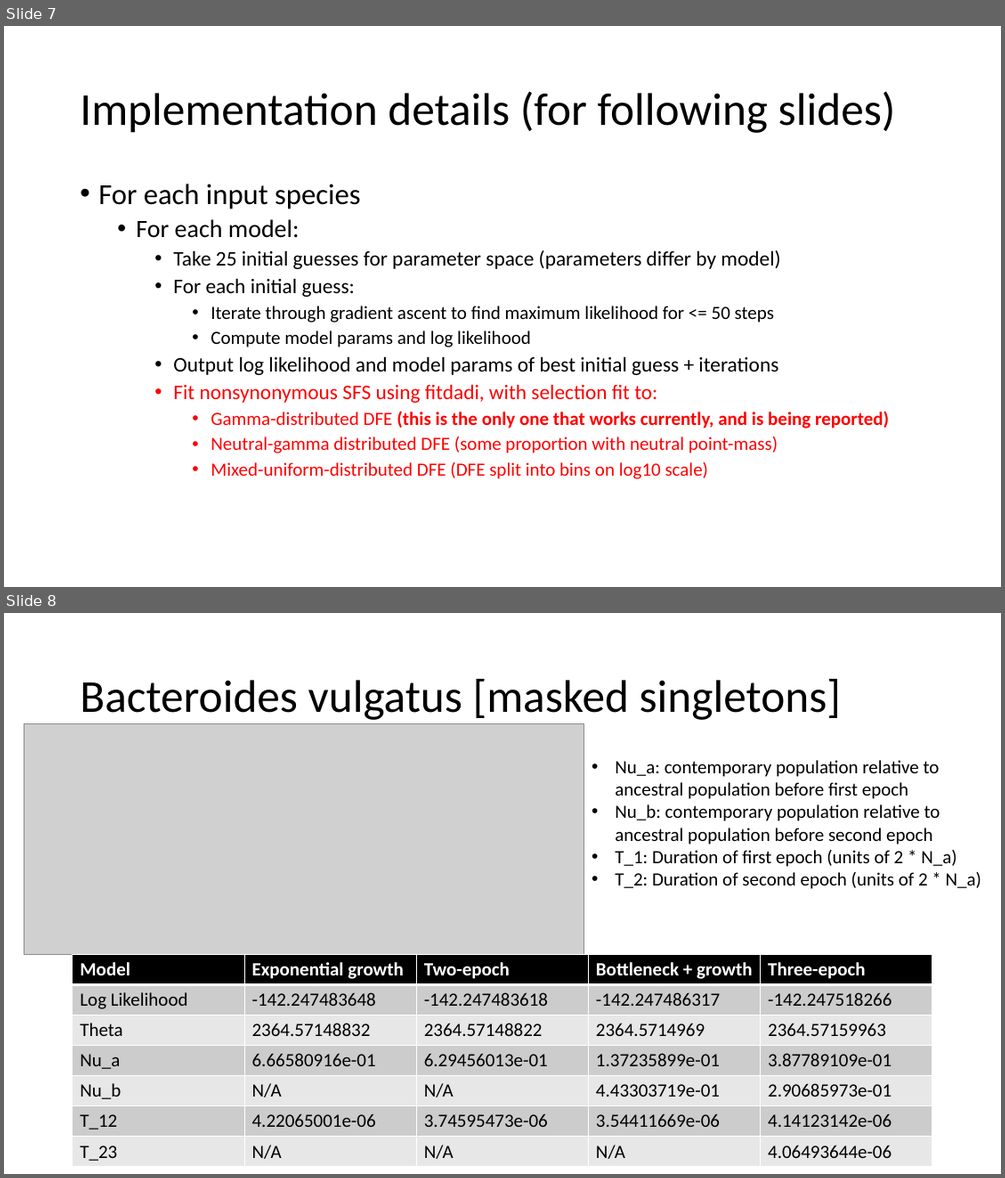
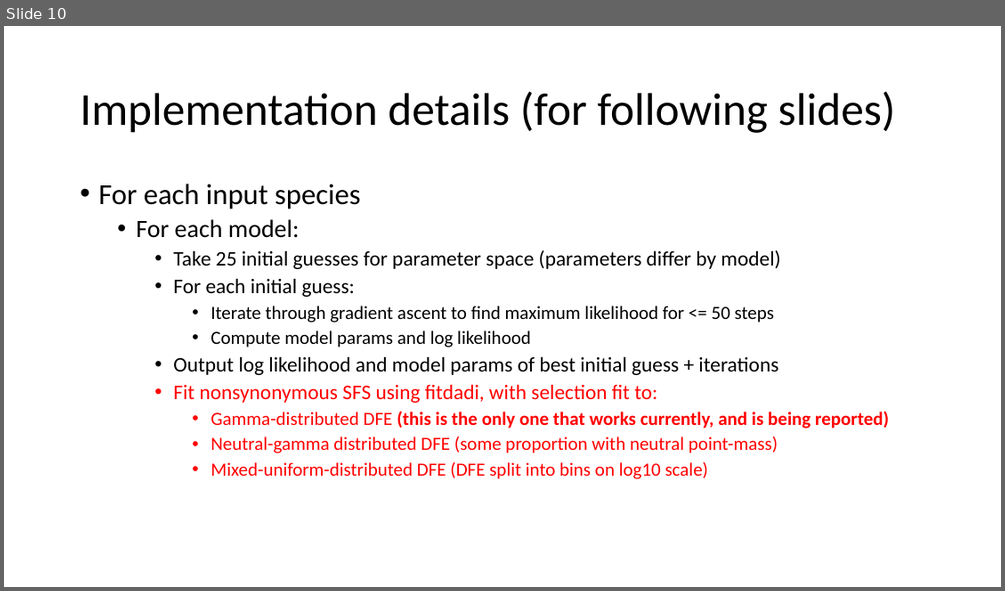
Before and after one commit to jon-mah/demo_for_ccgb, a slide deck: Summary/20210310_demo_for_ccgb_rotation_update.pptx. Shown one above the other, each under a label of ours: slides 7 and 8 before the commit, slide 10 after it. The pictures are 1005x1178 and 1005x591 pixels, drawn with LibreOffice and Linux fonts; fonts in the diff are those of the drawing; grey boxes stand for pictures. Boxes give left, top, right and bottom in pixels: in the first picture for what was removed or moved away, otherwise in the second. Text is boxed around its words. In the diff, an @@ line names an element or a change of style, - is before the commit and + after.

```diff
--- a/Summary/20210310_demo_for_ccgb_rotation_update.pptx
+++ b/Summary/20210310_demo_for_ccgb_rotation_update.pptx
@@ slide 8 removed at (4, 613, 1001, 1174), background #FFFFFF @@
@@ title removed at (80, 679, 841, 720) @@
-Bacteroides vulgatus [masked singletons]
@@ picture removed at (24, 723, 584, 955) @@
@@ text removed at (615, 760, 981, 889) @@
-• Nu_a: contemporary population relative to ancestral population before first epoch
-• Nu_b: contemporary population relative to ancestral population before second epoch
-• T_1: Duration of first epoch (units of 2 * N_a)
-• T_2: Duration of second epoch (units of 2 * N_a)
@@ table removed at (73, 954, 933, 1167), 7 rows, 5 columns @@
-Model | Exponential growth | Two-epoch | Bottleneck + growth | Three-epoch
-Log Likelihood | -142.247483648 | -142.247483618 | -142.247486317 | -142.247518266
-Theta | 2364.57148832 | 2364.57148822 | 2364.5714969 | 2364.57159963
-Nu_a | 6.66580916e-01 | 6.29456013e-01 | 1.37235899e-01 | 3.87789109e-01
-Nu_b | N/A | N/A | 4.43303719e-01 | 2.90685973e-01
-T_12 | 4.22065001e-06 | 3.74595473e-06 | 3.54411669e-06 | 4.14123142e-06
-T_23 | N/A | N/A | N/A | 4.06493644e-06
@@ what was slide 7 is now slide 10 @@
```
Also in this commit, not shown: 1 slide changed, 12 slides added, 6 other slides removed, 2 other files.
